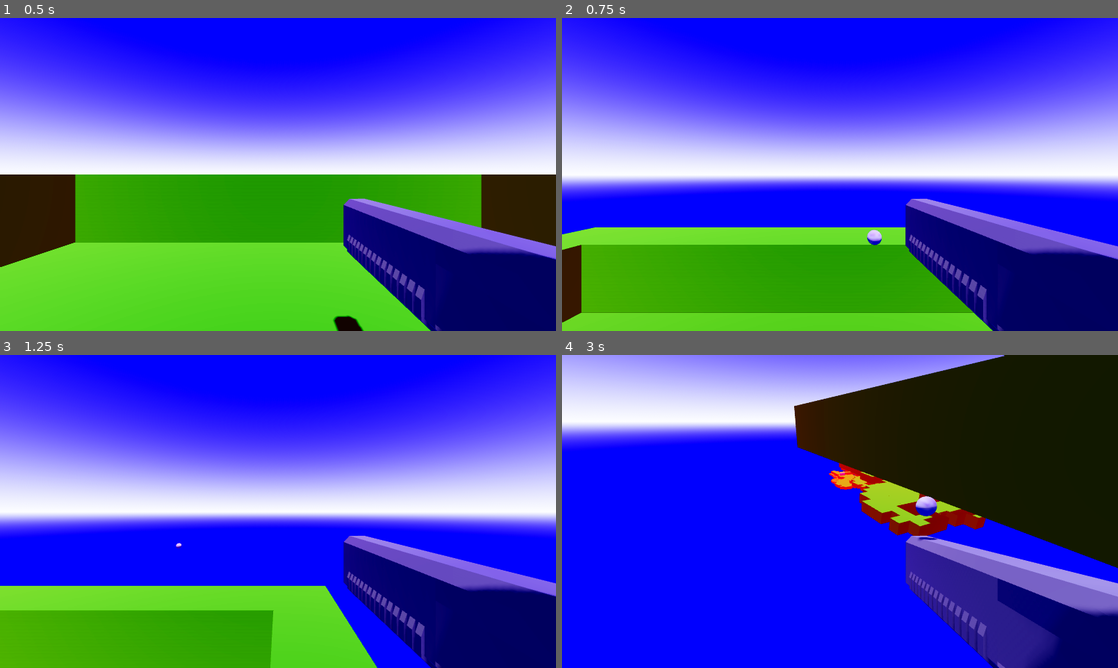
Above: before the commit, frames 1-4 (two rows, left to right).
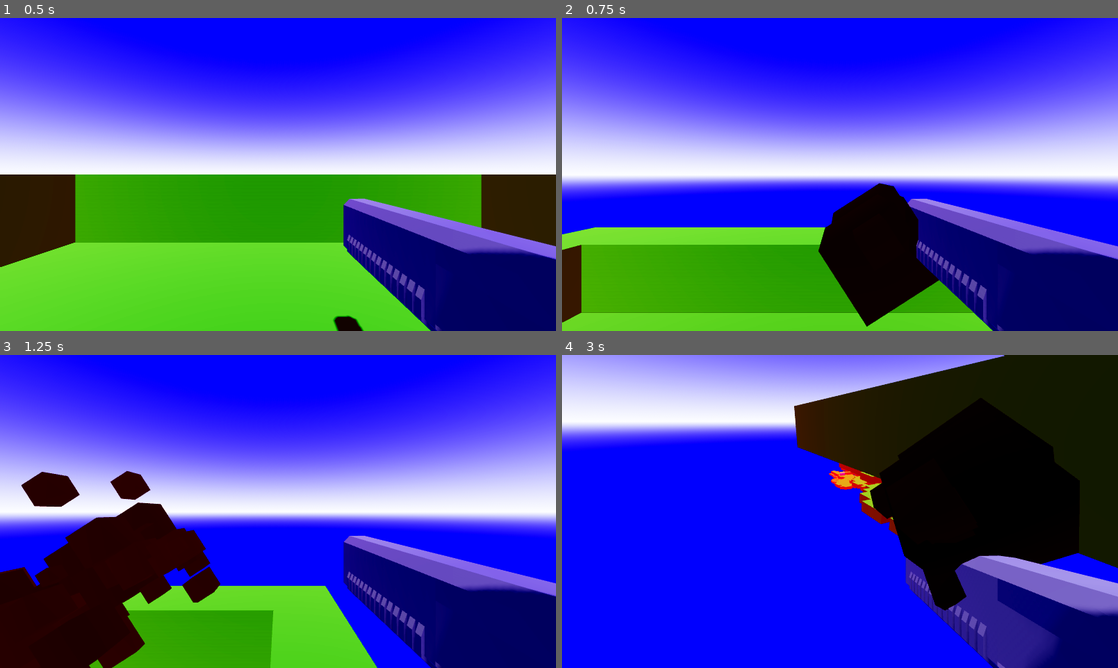
Above: after the commit, the same moments.

Repository: xxxxx-community/Cyber-3d-roguelike-godot-wild-jam-80
Game: Godot game, scene res://Scenes/game.tscn
Same seed, same stepped clock (60 frames per second), same inputs: the game is played once before the commit and once after it.
Inputs (mouse positions are in pixels of both pictures, inside the frame that each line leads up to):
- Up to frame 1 (0.5 s): no input
- Up to frame 2 (0.75 s): tap Enter (ui_accept) at 0.5 s; move the mouse to (962, 158) at 0.52 s; hold Right (ui_right) from 0.53 s (still down); click (962, 158) at 0.67 s
- Up to frame 3 (1.25 s): keep holding Right (ui_right); tap Enter (ui_accept) at 0.77 s
- Up to frame 4 (3 s): move the mouse to (812, 511) at 1.27 s; release Right (ui_right) at 1.28 s; hold Up (ui_up) from 1.28 s (still down); tap Enter (ui_accept) at 1.52 s; move the mouse to (851, 505) at 2.02 s; move the mouse to (834, 517) at 2.77 s; click (834, 517) at 2.92 s

Frame 1 is identical in both runs. In frame 2, 5.8% of the frame differs, in the area x 46-68%, y 52-99%; in frame 3, 14%, in the area x 0-40%, y 36-100%; in frame 4, 5.7%.

Commit message:
чёрная дыра доработана

Diff:
--- a/Scenes/ECS/black_hole_component.gd
+++ b/Scenes/ECS/black_hole_component.gd
@@ -3,7 +3,7 @@
 
 func _ready() -> void:
 	parent_projectile.deading = false
-	$GPUParticles3D.emitting = false
+	#$GPUParticles3D.emitting = false
 
 func stop() -> void:
 	$GPUParticles3D.emitting = true
--- a/Scenes/ECS/black_hole_component.tscn
+++ b/Scenes/ECS/black_hole_component.tscn
@@ -1,33 +1,38 @@
-[gd_scene load_steps=8 format=3 uid="uid://chmc3a45b6xl4"]
+[gd_scene load_steps=10 format=3 uid="uid://chmc3a45b6xl4"]
 
 [ext_resource type="PackedScene" uid="uid://bpfv7iyb2l0t4" path="res://Scenes/ECS/component.tscn" id="1_jq2md"]
 [ext_resource type="Script" uid="uid://4ucvqr8260lh" path="res://Scenes/ECS/black_hole_component.gd" id="2_nl14n"]
 
 [sub_resource type="Gradient" id="Gradient_nl14n"]
-colors = PackedColorArray(0, 0, 0, 1, 0.466667, 0, 1, 1)
+colors = PackedColorArray(0, 0, 0, 1, 0.5, 0, 1, 1)
 
 [sub_resource type="GradientTexture1D" id="GradientTexture1D_ot0tg"]
 gradient = SubResource("Gradient_nl14n")
 
+[sub_resource type="Curve" id="Curve_jv3wo"]
+_data = [Vector2(0, 1), 0.0, 1.4, 0, 0, Vector2(0.994318, 0), 0.0, 0.0, 0, 0]
+point_count = 2
+
+[sub_resource type="CurveTexture" id="CurveTexture_jv3wo"]
+curve = SubResource("Curve_jv3wo")
+
 [sub_resource type="ParticleProcessMaterial" id="ParticleProcessMaterial_nl14n"]
-direction = Vector3(0, 1, 0)
-initial_velocity_min = 1.0
-initial_velocity_max = 5.0
-angular_velocity_min = -1.60933e-05
-angular_velocity_max = 180.0
-gravity = Vector3(0, -4, 0)
-tangential_accel_min = 3.0
-tangential_accel_max = 3.0
+spread = 180.0
+initial_velocity_min = 2.5
+initial_velocity_max = 7.5
+gravity = Vector3(0, 0, 0)
+radial_accel_min = -5.0
+radial_accel_max = -5.0
+tangential_accel_min = -15.0
+tangential_accel_max = -15.0
 scale_min = 0.1
-scale_max = 0.6
+scale_max = 0.5
+scale_curve = SubResource("CurveTexture_jv3wo")
 color_ramp = SubResource("GradientTexture1D_ot0tg")
 turbulence_enabled = true
-turbulence_noise_scale = 2.0
-turbulence_noise_speed_random = 4.0
 turbulence_influence_min = 0.0
-turbulence_influence_max = 1.0
-turbulence_initial_displacement_min = -100.0
-turbulence_initial_displacement_max = 100.0
+turbulence_initial_displacement_min = -0.999999
+turbulence_initial_displacement_max = 1.0
 
 [sub_resource type="StandardMaterial3D" id="StandardMaterial3D_nl14n"]
 transparency = 1
@@ -42,7 +47,7 @@
 script = ExtResource("2_nl14n")
 
 [node name="GPUParticles3D" type="GPUParticles3D" parent="." index="0"]
-amount = 1000
+amount = 200
 lifetime = 1.5
 fixed_fps = 0
 interpolate = false
